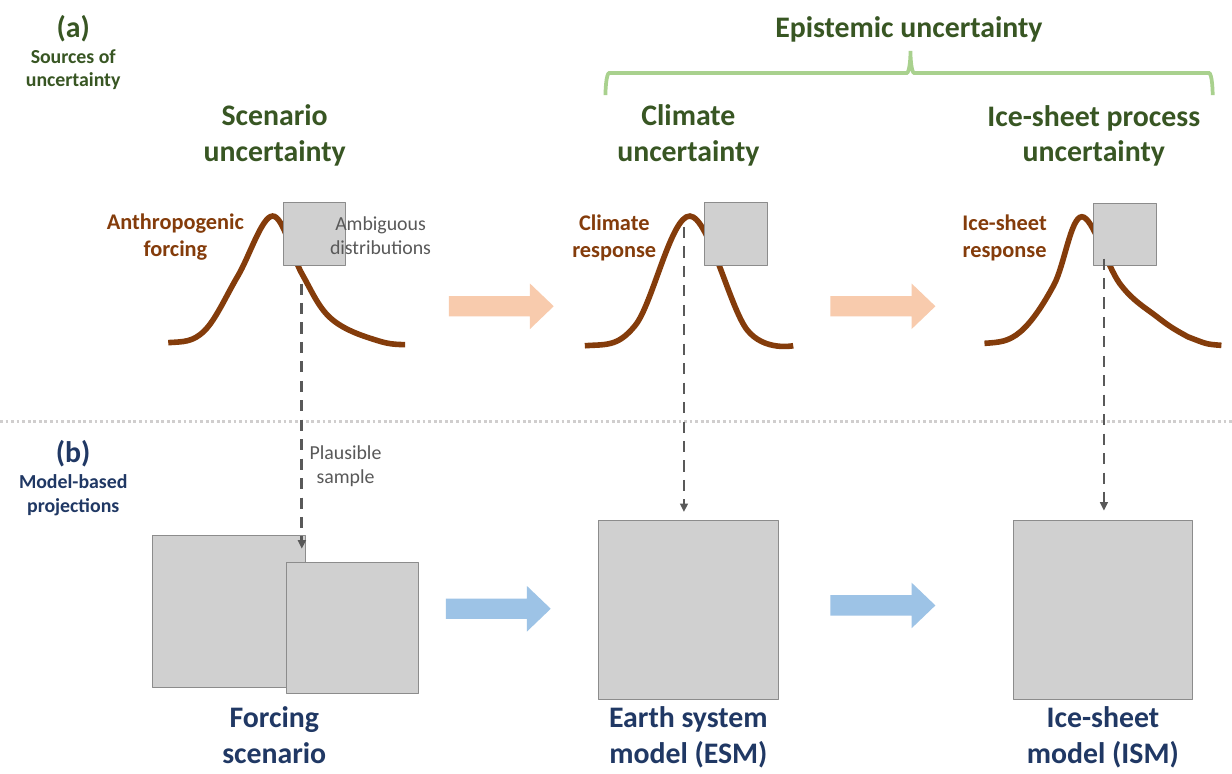
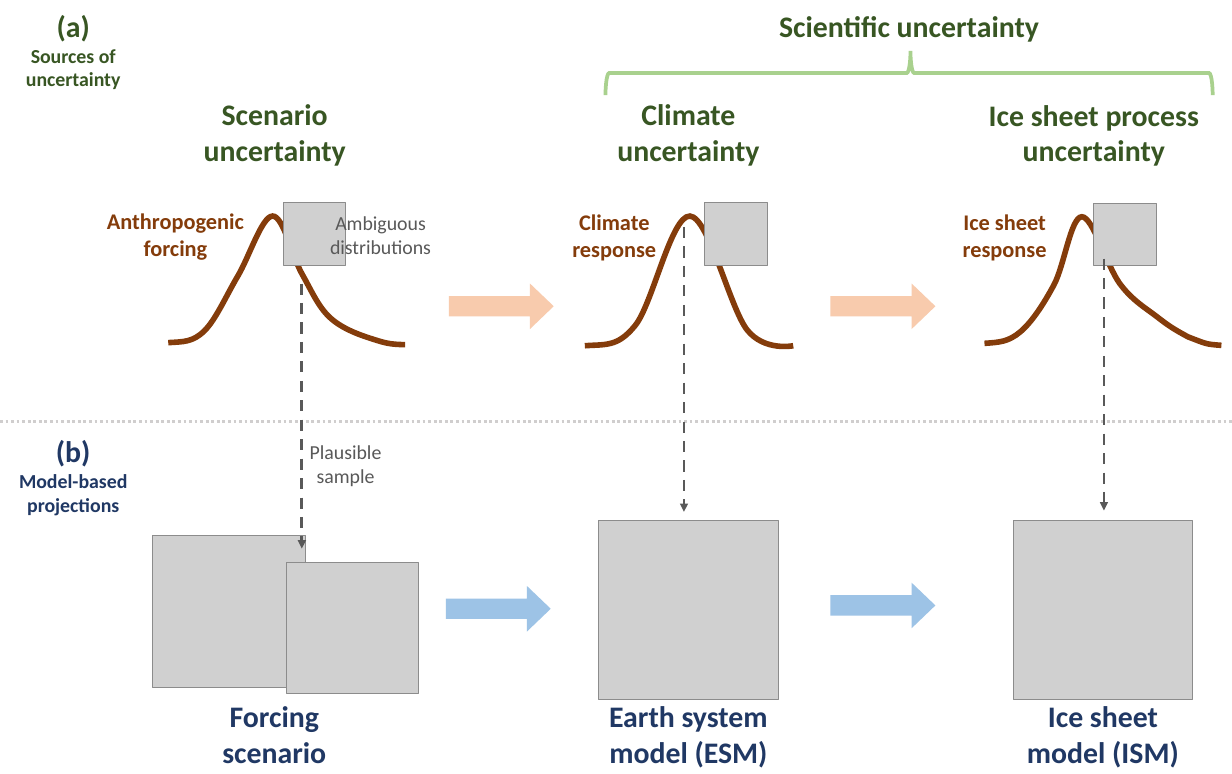
Before and after one commit to grandey/d23b-ice-dependence, a slide deck: slide 1 of schematic_fig_d23b.pptx. Drawn at 1232x774 pixels with LibreOffice and Linux fonts; fonts in the diff are those of the drawing; grey boxes stand for pictures. Boxes give left, top, right and bottom in pixels: in the first picture for what was removed or moved away, otherwise in the second. Text is boxed around its words. In the diff, an @@ line names an element or a change of style, - is before the commit and + after.

Commit message:
schematic_fig_d23b.pptx: “Scientific uncertainty” (instead of “Epistemic uncertainty”); “Ice sheet” (no hyphen).

```diff
--- a/schematic_fig_d23b.pptx
+++ b/schematic_fig_d23b.pptx
@@ text at (x1=779, y1=16, x2=1039, y2=42): text changed @@
-Epistemic uncertainty
+Scientific uncertainty
@@ text at (x1=989, y1=105, x2=1199, y2=166): text changed @@
-Ice-sheet process uncertainty
+Ice sheet process uncertainty
@@ text at (x1=963, y1=214, x2=1047, y2=261): text changed @@
-Ice-sheet response
+Ice sheet response
@@ text at (x1=1027, y1=706, x2=1179, y2=768): text changed @@
-Ice-sheet model (ISM)
+Ice sheet model (ISM)
```
Also in this commit, not shown: 1 other file.
